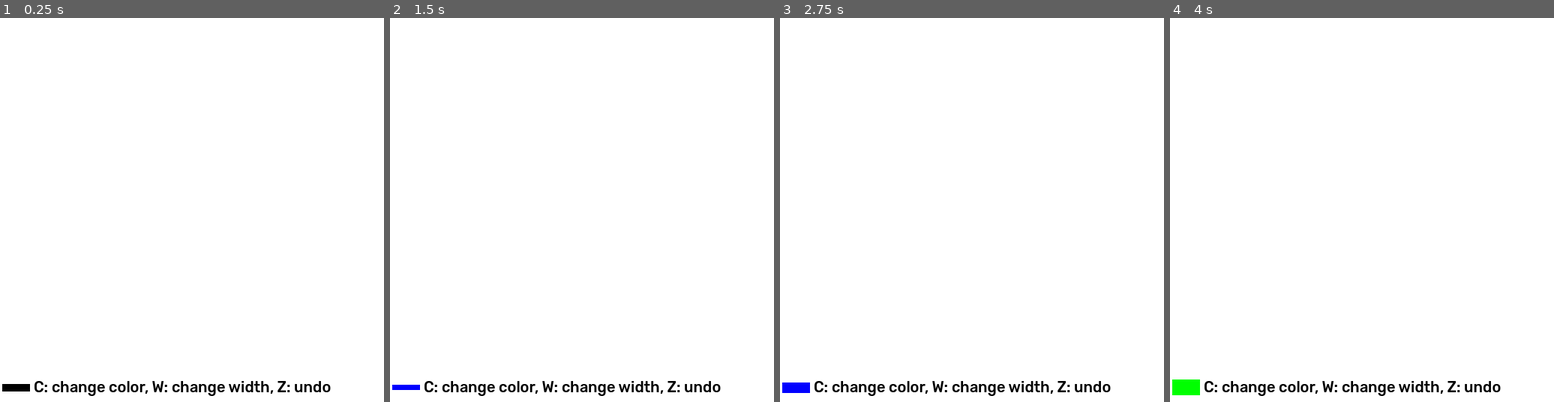
Above: before the commit, frames 1-4 (left to right).
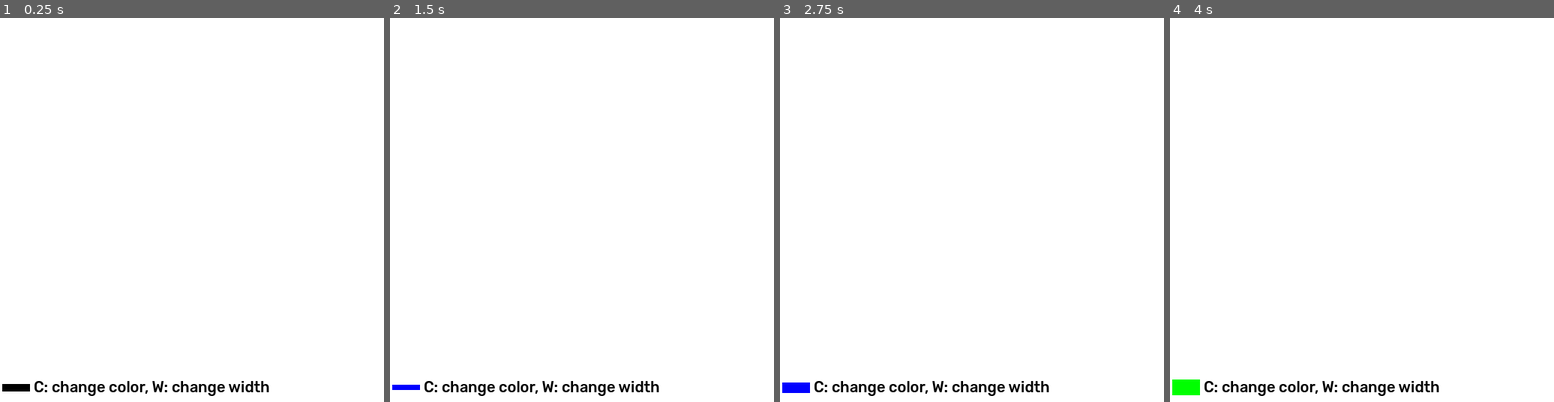
Above: after the commit, the same moments.

Repository: Qwatrum/Fracton
Game: Godot game, scene res://scenes/drawing.tscn
The game is run twice, just before and just after one commit, with the same random seed, the same clock (stepped at 60 frames per second) and the same inputs. This scene is started directly instead of the project's main scene.
Inputs (mouse positions are in pixels of both pictures, inside the frame that each line leads up to):
- Up to frame 1 (0.25 s): no input
- Up to frame 2 (1.5 s): tap Enter (accept) at 0.5, 0.6, 1.25 s; move the mouse to (666, 190) at 0.52 s; hold Right (ui_right) 0.53-1.28 s; click (666, 190) at 0.67 s; tap C (color) at 0.8, 1.35 s; move the mouse to (505, 229) at 1.27 s; hold Down (ui_down) from 1.28 s (still down)
- Up to frame 3 (2.75 s): tap W (width) at 1.55, 2.1 s; tap Enter (accept) at 2, 2.3 s; move the mouse to (1010, 125) at 2.02 s; release Down (ui_down) at 2.03 s; hold Right (ui_right) from 2.03 s (still down)
- Up to frame 4 (4 s): tap Enter (accept) at 2.75, 2.85, 3.5 s; move the mouse to (1342, 286) at 2.77 s; release Right (ui_right) at 2.78 s; hold Up (ui_up) 2.78-3.53 s; click (1342, 286) at 2.92 s; tap C (color) at 3.05, 3.6 s; move the mouse to (1477, 267) at 3.52 s; hold Left (ui_left) from 3.53 s (still down); tap W (width) at 3.8 s

The runs differ from the first frame. In frame 1, 0.2% of the frame differs, in the area x 70-87%, y 94-98%; in frame 2, 0.2%; in frame 3, 0.2%; in frame 4, 0.2%.

Commit message:
Added ReadMe and some changes.

Diff:
--- a/scenes/ai.gd
+++ b/scenes/ai.gd
@@ -102,7 +102,7 @@
 	http_request.request_completed.connect(_on_bot_response)
 
 	var headers = ["Content-Type: application/json"]
-	var body = {"messages":messages}
+	var body = {"model":"qwen/qwen3-32b","messages":messages}
 	var json_body = JSON.stringify(body)
 
 	var err = http_request.request(api_url,headers,HTTPClient.METHOD_POST,json_body)
--- a/scenes/drawing.tscn
+++ b/scenes/drawing.tscn
@@ -32,9 +32,8 @@
 offset_right = 442.0
 offset_bottom = -8.0
 grow_vertical = 0
-text = "C: change color, W: change width, Z: undo"
+text = "C: change color, W: change width"
 label_settings = SubResource("LabelSettings_801n3")
-horizontal_alignment = 1
 
 [node name="Preview" type="Line2D" parent="ColorRect/Tips"]
 position = Vector2(-55, -450)
--- a/scenes/main.gd
+++ b/scenes/main.gd
@@ -66,8 +66,8 @@
 		main_window.borderless = true
 		main_window.min_size = Vector2(165,165)
 		main_window.size = main_window.min_size
-		main_window.position.x += 49 #64
-		main_window.position.y += 78 #100
+		main_window.position.x += 49
+		main_window.position.y += 78
 		moving = false
 
 		hint.hide()
@@ -82,15 +82,6 @@
 		$"Buttons".hide()
 		reset_buttons()
 
-
-	if Input.is_action_just_pressed("ui_left"):
-		main_window.position.x -= 5
-	if Input.is_action_just_pressed("ui_right"):
-		main_window.position.x += 5
-	if Input.is_action_just_pressed("ui_up"):
-		main_window.position.y -= 5
-	if Input.is_action_just_pressed("ui_down"):
-		main_window.position.y += 5
 
 
 func set_button_positions():
Binary file added: demo/fracton_demo (1).png
Binary file added: demo/fracton_demo (2).png
Binary file added: demo/fracton_demo (3).png
Binary file added: demo/fracton_demo (4).png
Binary file added: demo/fracton_demo (5).png
Binary file added: demo/fracton_demo (6).png
Binary file added: demo/fracton_demo (7).png
Binary file removed: fonts/Anonymous_Pro/AnonymousPro-Bold.ttf
Not shown, removed: fonts/Anonymous_Pro/AnonymousPro-Bold.ttf.import
Binary file removed: fonts/Anonymous_Pro/AnonymousPro-BoldItalic.ttf
Not shown, removed: fonts/Anonymous_Pro/AnonymousPro-BoldItalic.ttf.import
Binary file removed: fonts/Anonymous_Pro/AnonymousPro-Italic.ttf
(and 5 more such lines)
